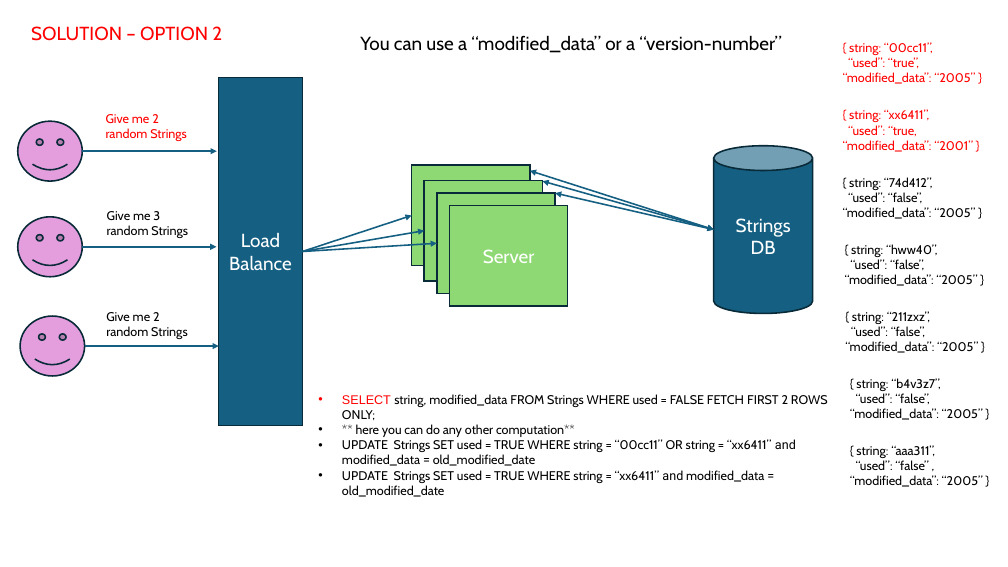
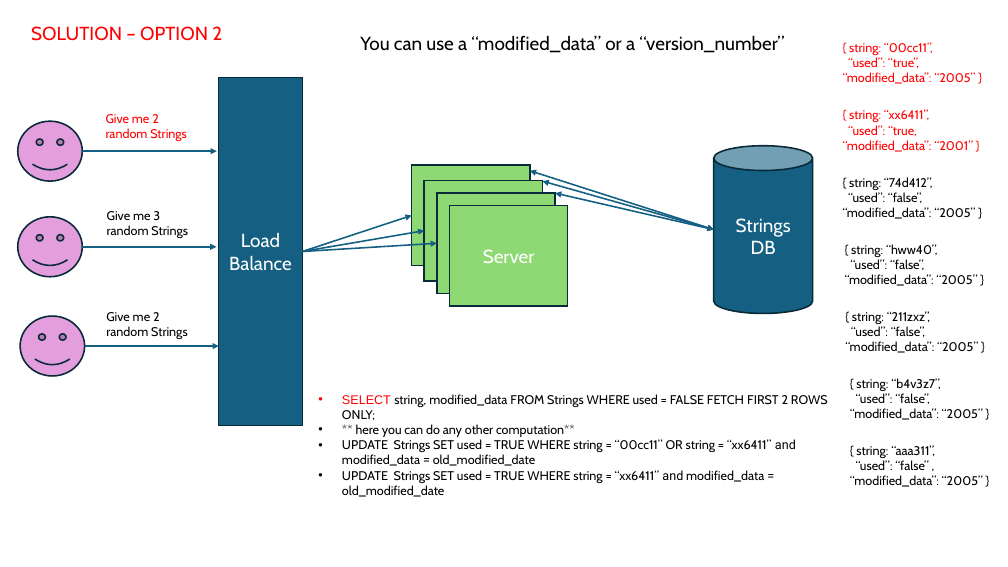
Before and after one commit to dventura3/system-design, a slide deck: slide 22 of docs/MySystemDesign_RangeOfCounter.pptx (slide 21 before the commit). Drawn at 1008x567 pixels with LibreOffice and Linux fonts; fonts in the diff are those of the drawing. Boxes give left, top, right and bottom in pixels: in the first picture for what was removed or moved away, otherwise in the second. Text is boxed around its words. In the diff, an @@ line names an element or a change of style, - is before the commit and + after.

```diff
--- a/docs/MySystemDesign_RangeOfCounter.pptx
+++ b/docs/MySystemDesign_RangeOfCounter.pptx
@@ text at bbox=[360, 35, 784, 53]: text changed @@
-You can use a “modified_data” or a “version-number”
+You can use a “modified_data” or a “version_number”
```
Also in this commit, not shown: 4 slides added, 13 other files.
